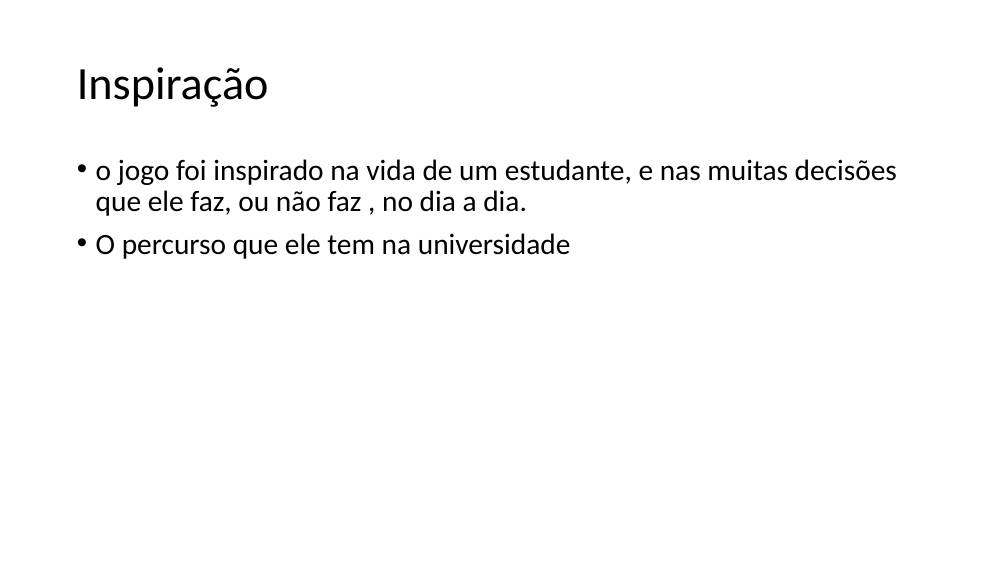
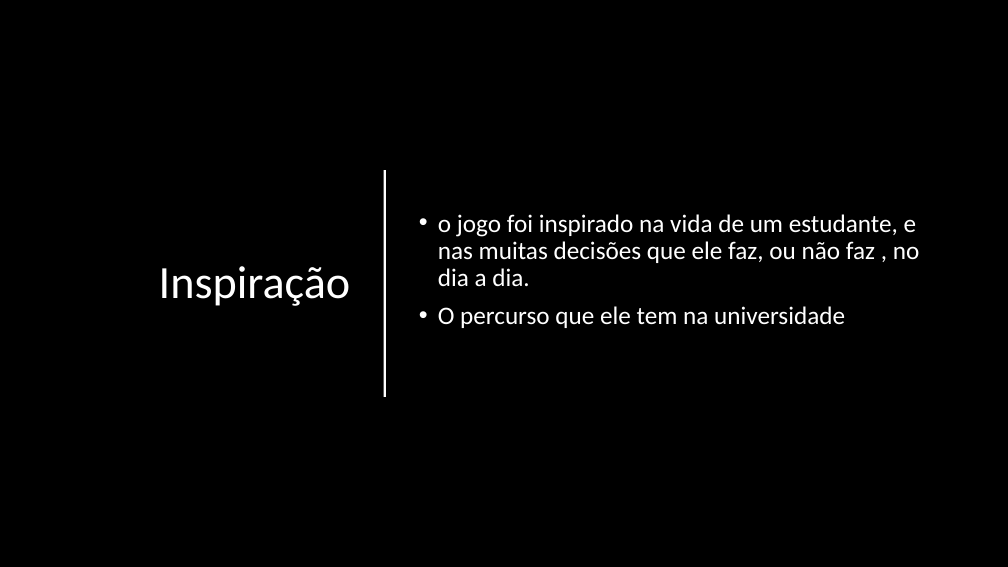
Before and after one commit to 1diogoguimaraes/Academics, a slide deck: slide 6 of DJW/presentation/Jogo.pptx. Drawn at 1008x567 pixels with LibreOffice and Linux fonts; fonts in the diff are those of the drawing; background and template pictures are left out; a plain dark background stands for a picture behind light text. Boxes give left, top, right and bottom in pixels: in the first picture for what was removed or moved away, otherwise in the second. Text is boxed around its words. In the diff, an @@ line names an element or a change of style, - is before the commit and + after.

```diff
--- a/DJW/presentation/Jogo.pptx
+++ b/DJW/presentation/Jogo.pptx
@@ background #FFFFFF to picture (left out) @@
@@ rectangle added at (0,0,1008,566), fill #FFFFFF @@
@@ rectangle added at (0,0,1008,567), fill #000000 @@
@@ title "Inspiração": place and size @@
-title "Inspiração" at (77,67,269,107)
+title "Inspiração" at (159,266,351,306)
@@ title "Inspiração" at (159,266,351,306): text colour #000000 to #FFFFFF; alignment left to right @@
@@ text "o jogo foi inspirado na ...": place and size @@
-text "o jogo foi inspirado na ..." at (96,159,897,259)
+text "o jogo foi inspirado na ..." at (438,214,920,328)
@@ text "o jogo foi inspirado na ..." at (438,214,920,328): size 28 to 24 pt, text colour #000000 to #FFFFFF; vertical alignment top to middle @@
@@ rectangle added at (384,170,386,397), fill #FFFFFF @@
```
Also in this commit, not shown: 4 other slides changed, 1 slide added, 2 slides removed.
